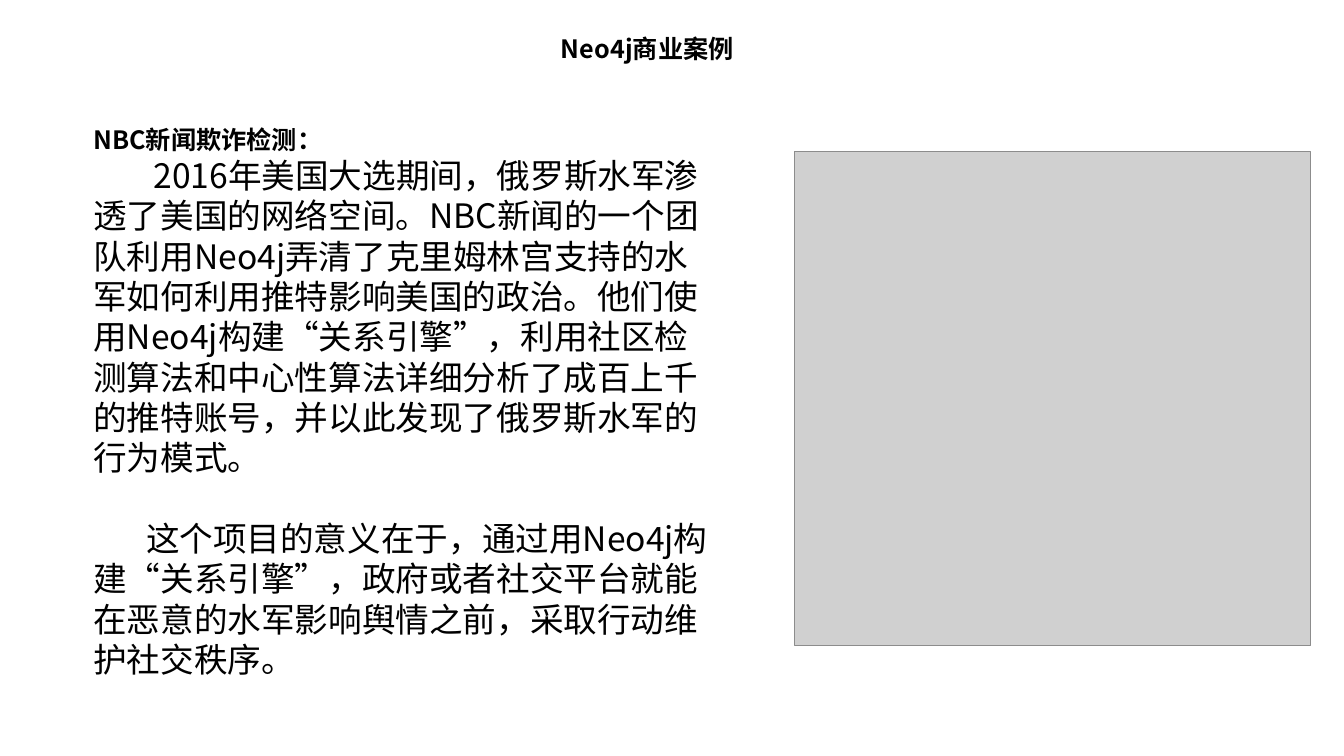
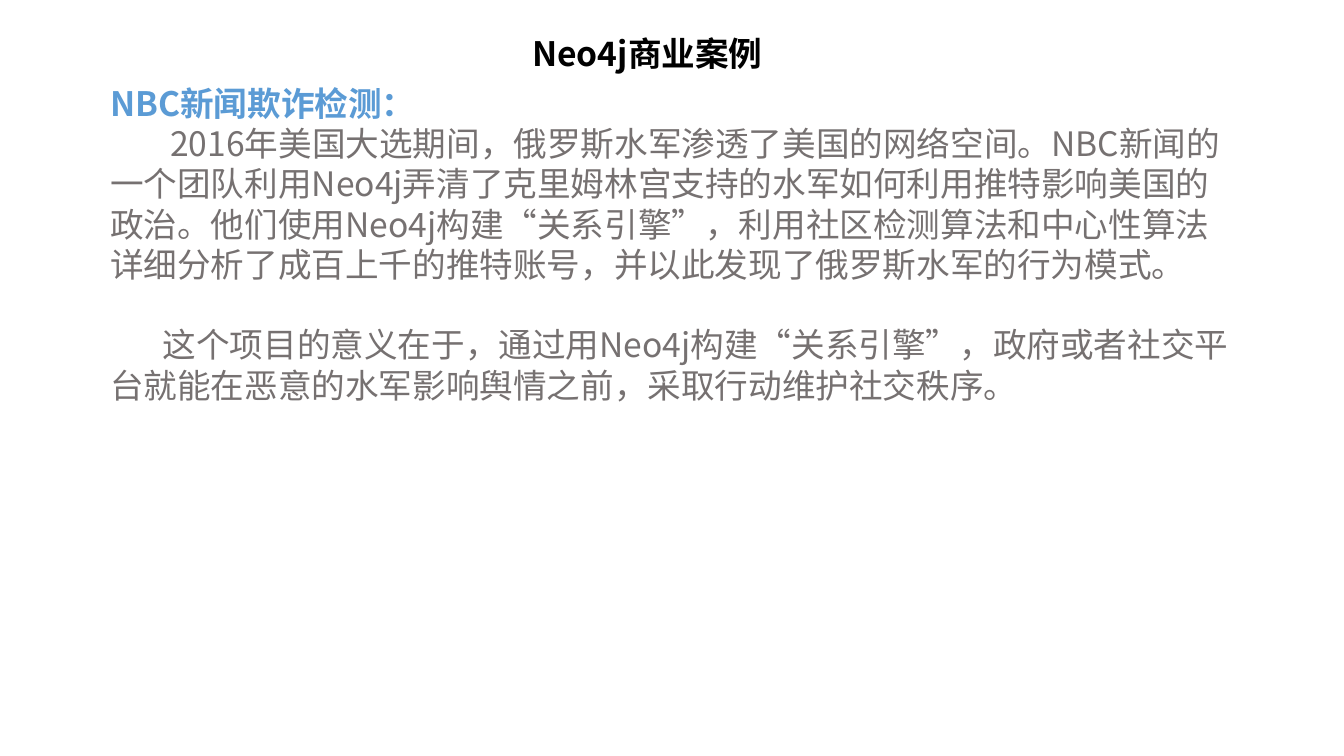
Before and after one commit to chendaye/Interview_xmind, a slide deck: slide 11 of graduate/开题报告-陈小龙.pptx. Drawn at 1344x756 pixels with LibreOffice and Linux fonts; fonts in the diff are those of the drawing; grey boxes stand for pictures. Boxes give left, top, right and bottom in pixels: in the first picture for what was removed or moved away, otherwise in the second. Text is boxed around its words. In the diff, an @@ line names an element or a change of style, - is before the commit and + after.

```diff
--- a/graduate/开题报告-陈小龙.pptx
+++ b/graduate/开题报告-陈小龙.pptx
@@ text "Neo4j商业案例" at <box>532,37,762,74</box>: size 18 to 24 pt @@
@@ text "NBC新闻欺诈检测：": place and size @@
-text "NBC新闻欺诈检测：" at <box>93,127,708,675</box>
+text "NBC新闻欺诈检测：" at <box>110,87,1229,402</box>
@@ text "NBC新闻欺诈检测：" at <box>110,87,1229,402</box>: size 18 to 24 pt, text colour #000000 to #5B9BD5 in "NBC新闻欺诈检测："; text colour #000000 to #767171 @@
@@ picture removed at <box>796,151,1311,646</box> @@
```
Also in this commit, not shown: 11 other slides changed, 9 slides added, 5 slides removed.
